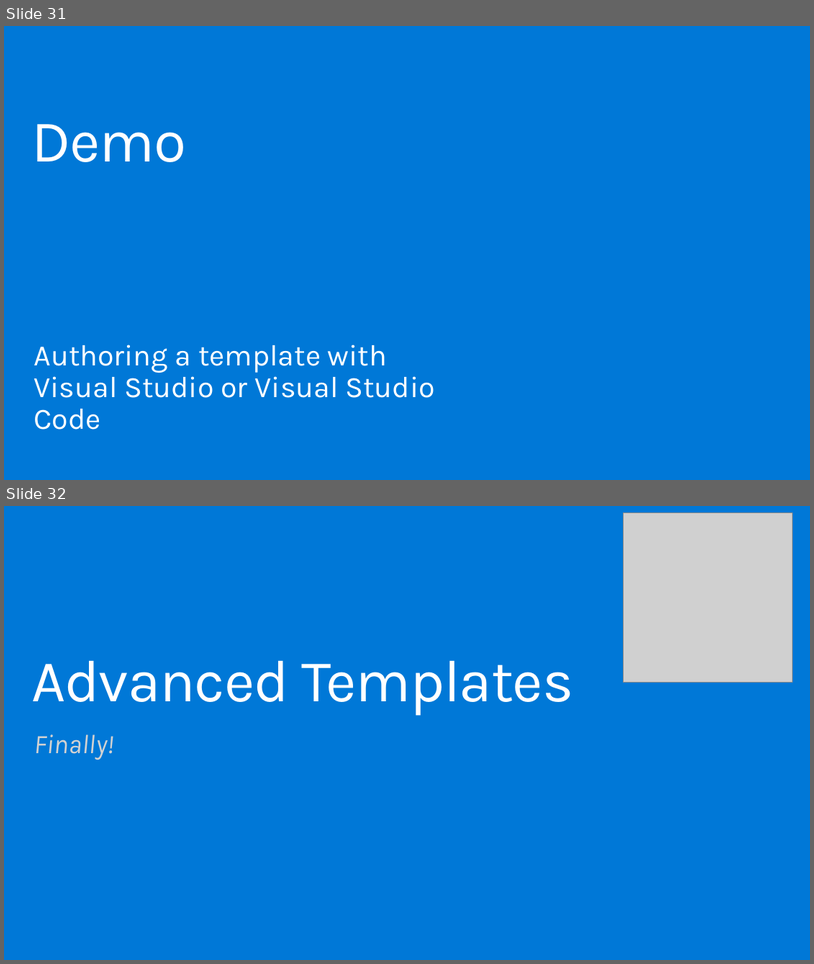
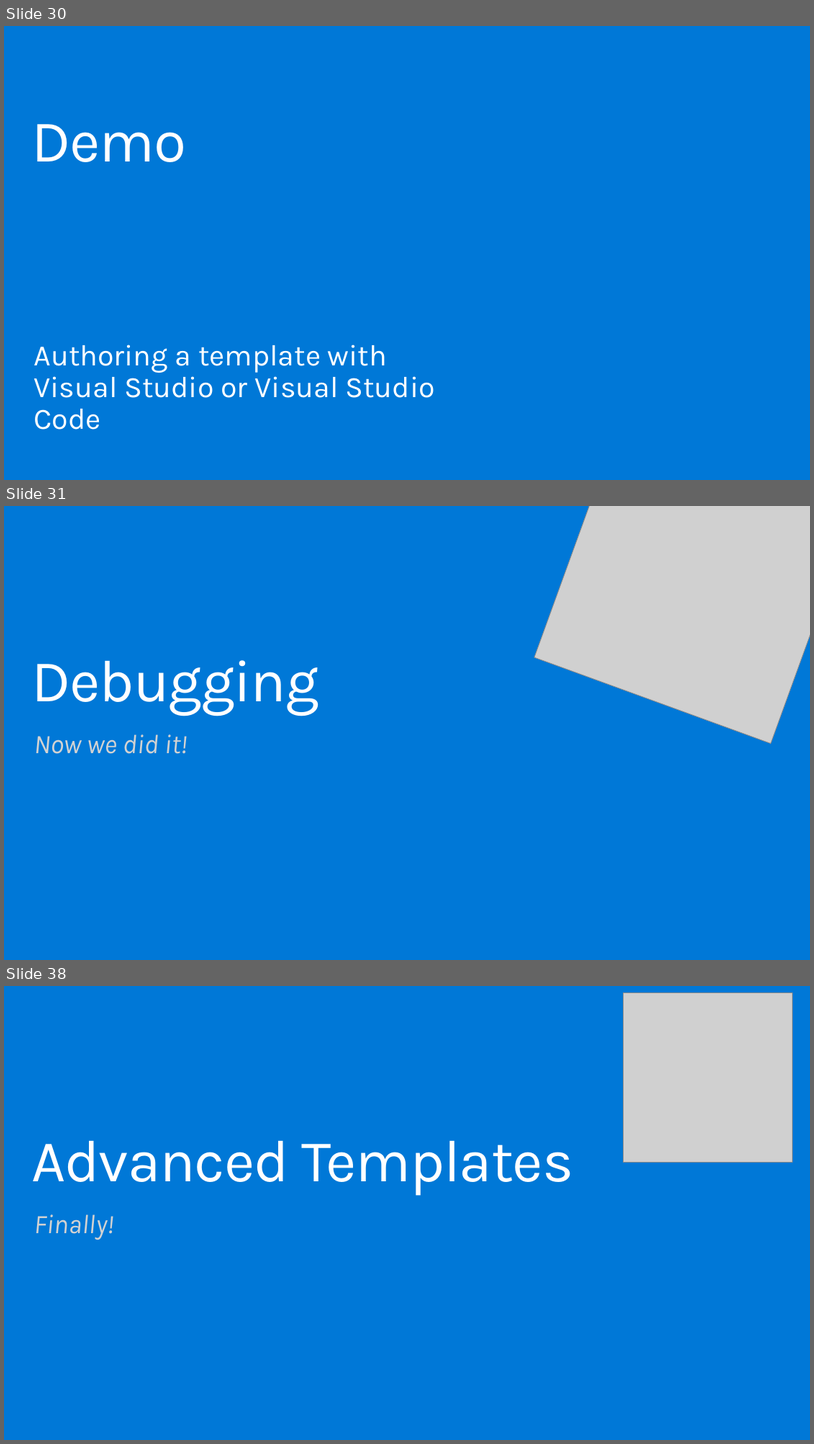
Before and after one commit to mcollier/StirTrek2016, a slide deck: Work on Your ARM Strength.pptx. Shown one above the other, each under a label of ours: slides 31 and 32 before the commit, slides 30, 31 and 38 after it; the slides between them are not shown. The pictures are 814x964 and 814x1444 pixels, drawn with LibreOffice and Linux fonts; fonts in the diff are those of the drawing; grey boxes stand for pictures; background and template pictures are left out. Boxes give left, top, right and bottom in pixels: in the first picture for what was removed or moved away, otherwise in the second. Text is boxed around its words. In the diff, an @@ line names an element or a change of style, - is before the commit and + after.

Commit message:
Minor graphic cleanup; Added more on debugging.

```diff
--- a/Work on Your ARM Strength.pptx
+++ b/Work on Your ARM Strength.pptx
@@ slide 31 added at (4, 506, 810, 960), background #0078D7 @@
@@ picture added at (535, 506, 810, 744) @@
@@ title added at (31, 660, 319, 715), 70.6 pt, text #FFFFFF @@
+Debugging
@@ text added at (34, 734, 188, 754), 32 pt, text #D2D2D2, italic @@
+Now we did it!
@@ what was slide 31 is now slide 30 @@
@@ what was slide 32 is now slide 38 @@
```
Also in this commit, not shown: 5 slides changed, 6 other slides added.
